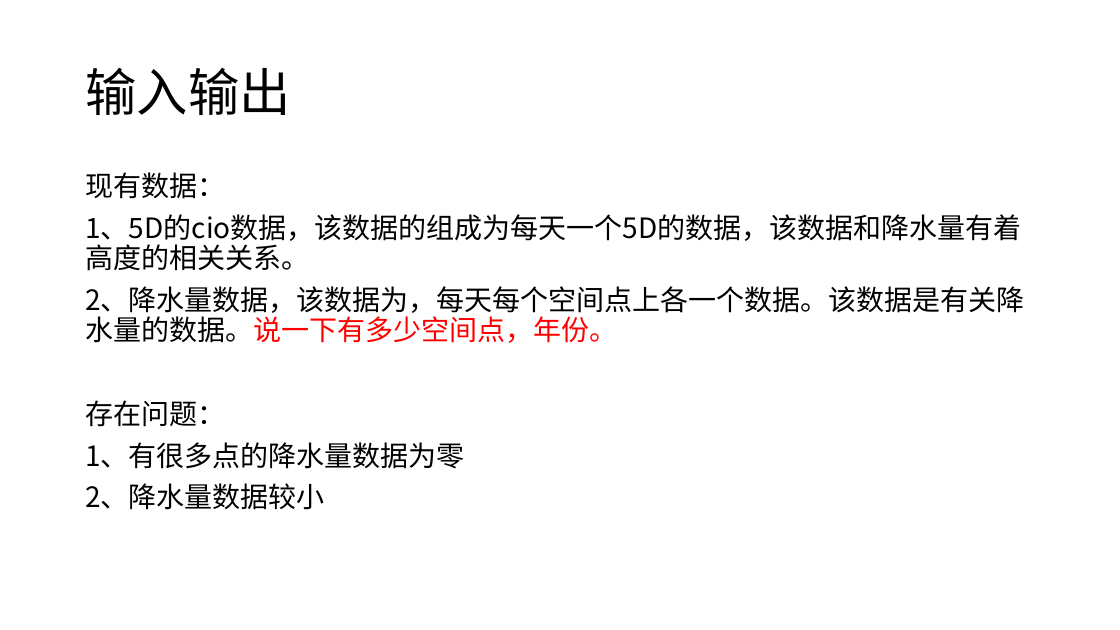
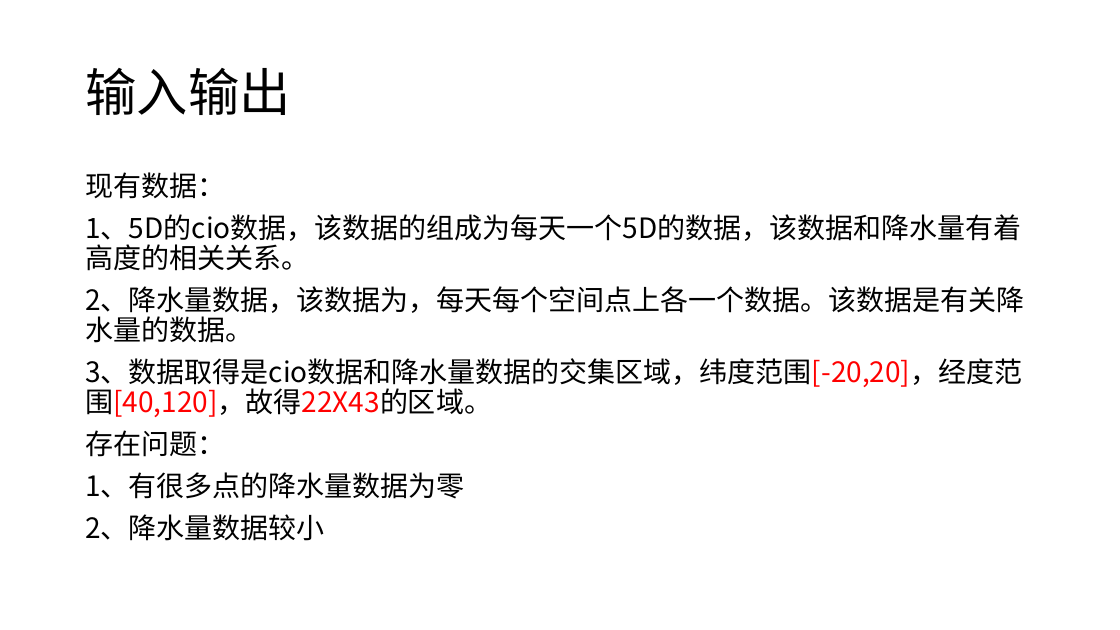
Before and after one commit to tureful/tureful.github.io, a slide deck: slide 3 of summary.pptx. Drawn at 1120x630 pixels with LibreOffice and Linux fonts; fonts in the diff are those of the drawing. Boxes give left, top, right and bottom in pixels: in the first picture for what was removed or moved away, otherwise in the second. Text is boxed around its words. In the diff, an @@ line names an element or a change of style, - is before the commit and + after.

```diff
--- a/summary.pptx
+++ b/summary.pptx
@@ text at (x1=85, y1=286, x2=1025, y2=417): text changed @@
-2、降水量数据，该数据为，每天每个空间点上各一个数据。该数据是有关降水量的数据。说一下有多少空间点，年份。
+2、降水量数据，该数据为，每天每个空间点上各一个数据。该数据是有关降水量的数据。
+3、数据取得是cio数据和降水量数据的交集区域，纬度范围[-20,20]，经度范围[40,120]，故得22X43的区域。
```
Also in this commit, not shown: 2 other slides changed, 7 slides added, 1 slide removed, 1 other file.
